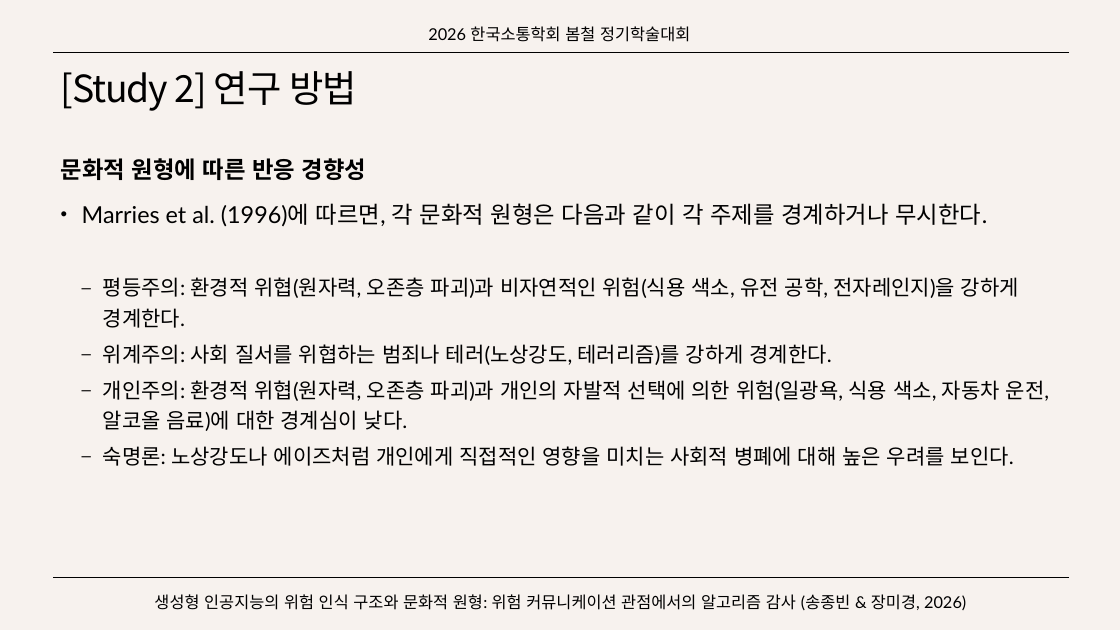
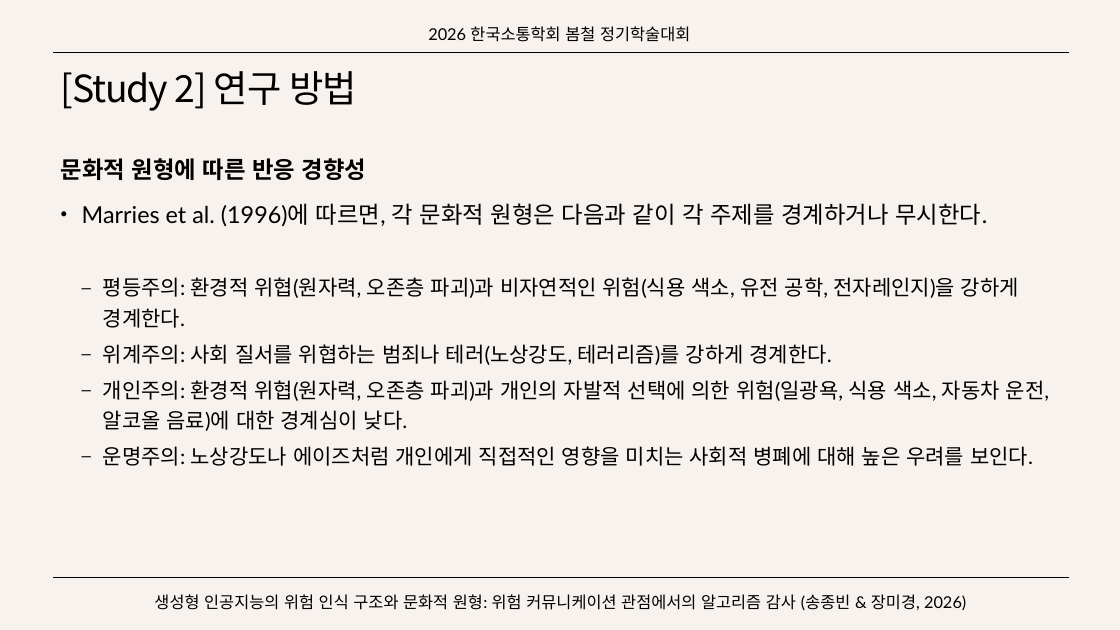
Before and after one commit to SongJongbeen/26-1, a slide deck: slide 24 of 연구/소통학회/생성형 인공지능의 위험 인식 구조와 문화적 원형.pptx. Drawn at 1120x630 pixels with LibreOffice and Linux fonts; fonts in the diff are those of the drawing. Boxes give left, top, right and bottom in pixels: in the first picture for what was removed or moved away, otherwise in the second. Text is boxed around its words. In the diff, an @@ line names an element or a change of style, - is before the commit and + after.

Commit message:
add till 0521

```diff
--- a/연구/소통학회/생성형 인공지능의 위험 인식 구조와 문화적 원형.pptx
+++ b/연구/소통학회/생성형 인공지능의 위험 인식 구조와 문화적 원형.pptx
@@ text at (103,446,1033,466): text changed @@
-  – 숙명론: 노상강도나 에이즈처럼 개인에게 직접적인 영향을 미치는 사회적 병폐에 대해 높은 우려를 보인다.
+  – 운명주의: 노상강도나 에이즈처럼 개인에게 직접적인 영향을 미치는 사회적 병폐에 대해 높은 우려를 보인다.
```
